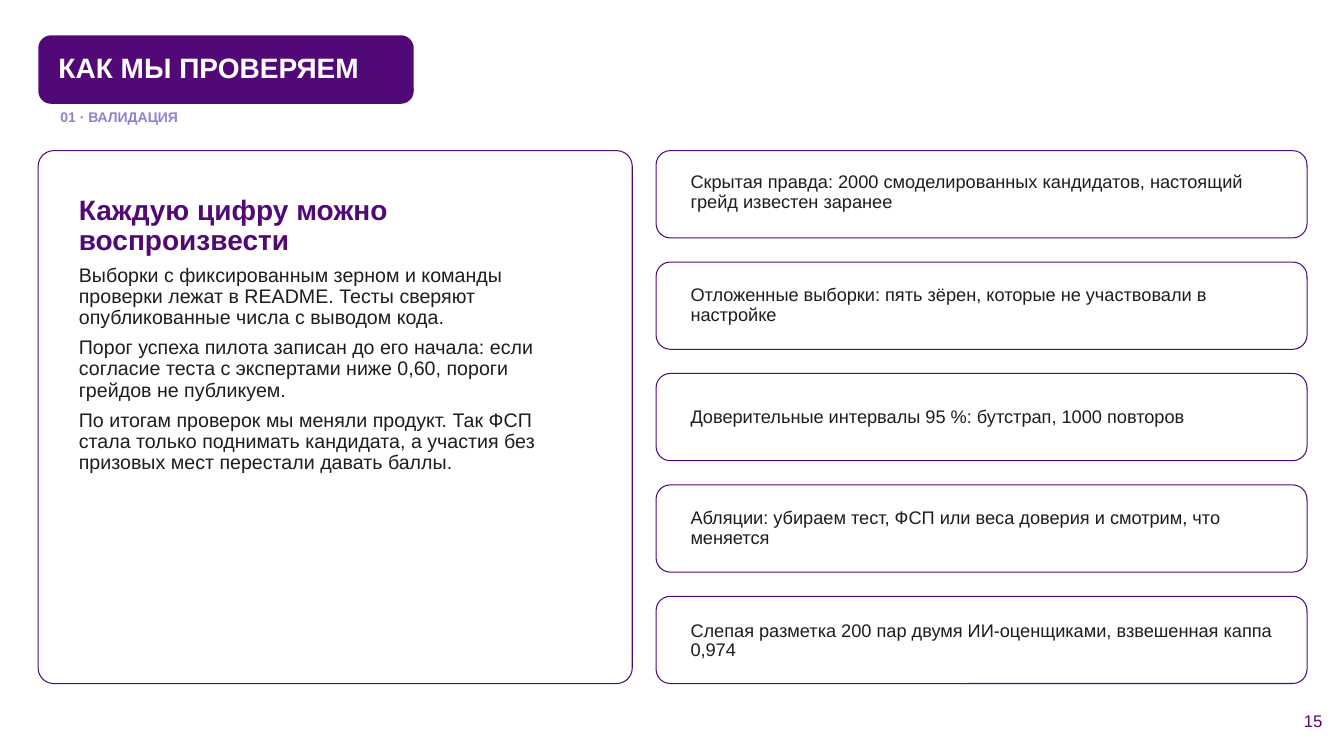
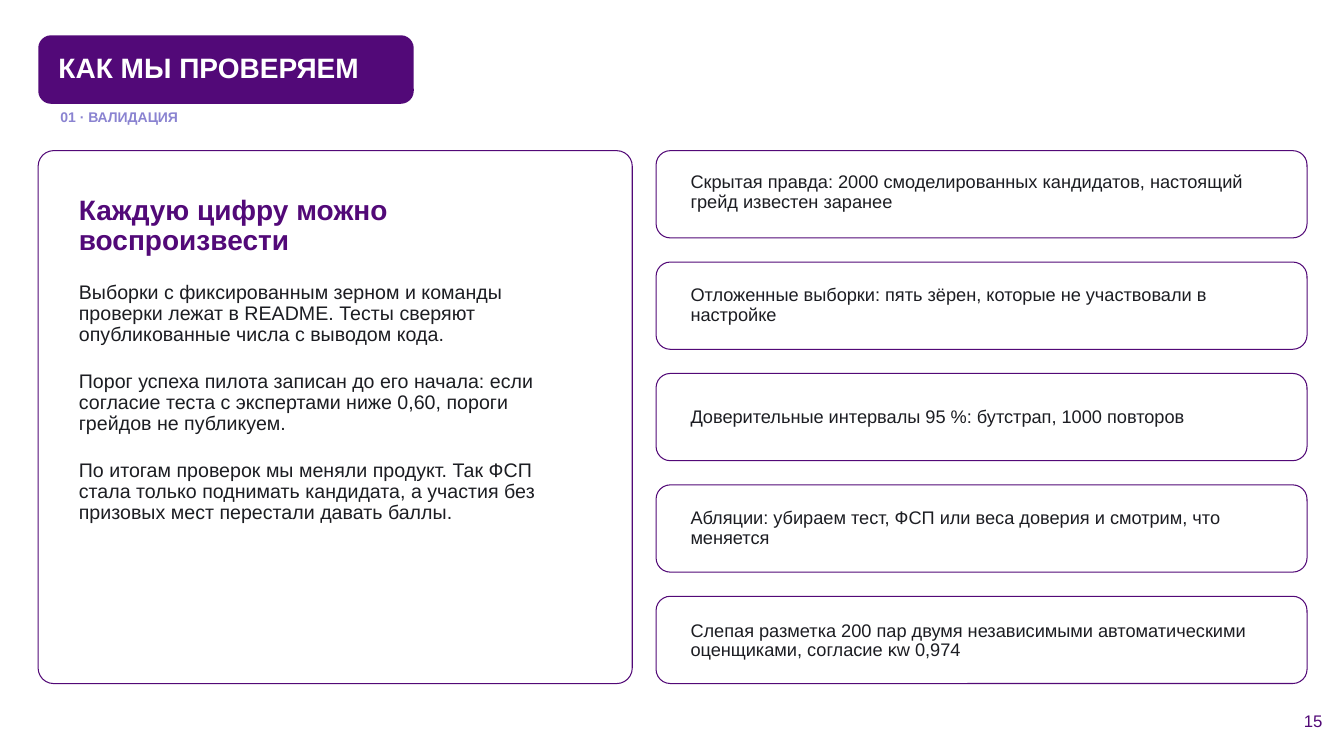
Before and after one commit to KonkovDV/fsp-talent, a slide deck: slide 15 of submission/03-presentation/FSP_Talent_presentation.pptx. Drawn at 1344x756 pixels with LibreOffice and Linux fonts; fonts in the diff are those of the drawing; background and template pictures are left out. Boxes give left, top, right and bottom in pixels: in the first picture for what was removed or moved away, otherwise in the second. Text is boxed around its words. In the diff, an @@ line names an element or a change of style, - is before the commit and + after.

Commit message:
Презентация: цифры по main 7c37a87
- κw двух путей 0,85 (все шесть зёрен 0,85–0,86), 0,76 только как старый порядок шкалы
- атака «20 сессий»: 7,2 % против 6,5 % честно (400 человек, 6 зёрен)
- вместо «0 % с чужим ключом»: 1875 из 1875 ключей проверены запуском и сигналы честности 90 % при 0,7 % ложных
- 22 семейства заданий вместо 17 генераторов
- разметка 200 пар: два независимых автоматических оценщика
- подбор по протоколам опубликованных методов: 0,607 и 0,666, BM25 0,399
- 69 мс вместо 0,36 с, повтор уверенных решений 80,3 %, docker compose up
- подпись «команда Дмитрия Конькова» на титуле и последнем слайде
- PDF пересобран из того же pptx

```diff
--- a/submission/03-presentation/FSP_Talent_presentation.pptx
+++ b/submission/03-presentation/FSP_Talent_presentation.pptx
@@ text "Каждую цифру можно воспроизвести" at <box>79,199,535,523</box>: more space between paragraphs @@
@@ text at <box>691,624,1246,660</box>: text changed @@
-Слепая разметка 200 пар двумя ИИ-оценщиками, взвешенная каппа 0,974
+Слепая разметка 200 пар двумя независимыми автоматическими оценщиками, согласие κw 0,974
```
Also in this commit, not shown: 23 other slides changed, 1 other file.
